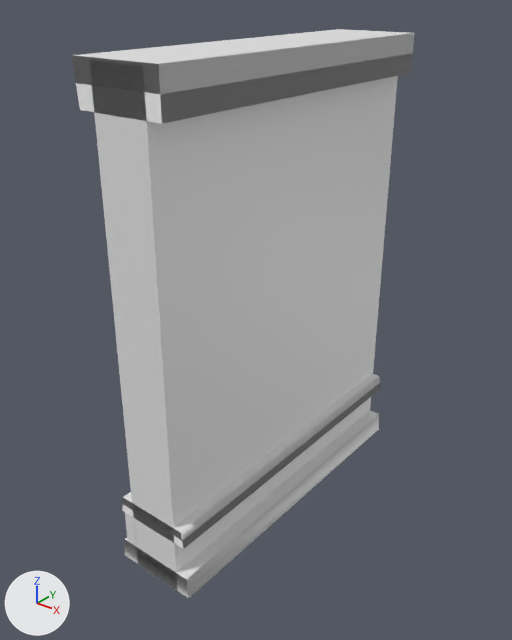
Before and after pictures for a commit that changed the FBX model Assets/Models/Architecture/SM_Church_Wall_Base.fbx.
Camera for both pictures: a camera (50 mm lens) standing at (6.23, -5.77, 8.9) and looking at (-0.5, 2.64, 3.69). The lights are fixed; the arrows at lower left show +X, +Y and +Z. The picture after the commit comes second. Materials are left out; every surface is plain grey.

In view in the first picture: 'SM_Wall_Base'.
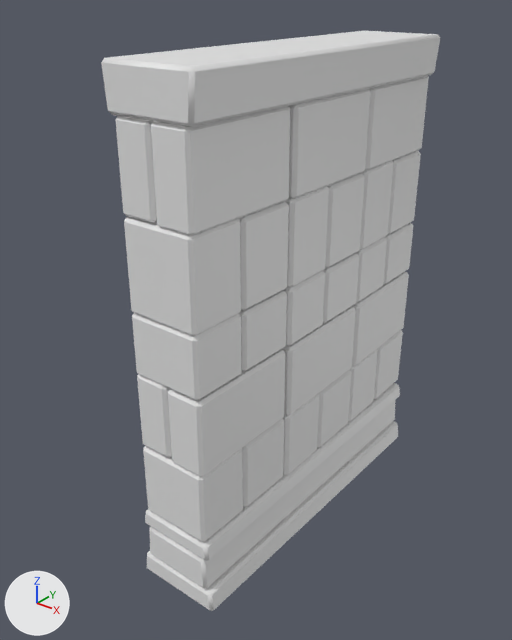
Location of each change, (x1, y1, x2, y2) in pixels of the pictures (512 x 640 px):
'SM_Wall_Base', reshaped
    before: (72, 29, 415, 598)
    after: (101, 31, 440, 611)
part 1 of me_cube_032, rebuilt
    before: (72, 29, 415, 124)
    after: (101, 31, 440, 127)
part 2 of me_cube_032, rebuilt
    before: (125, 411, 379, 598)
    after: (147, 421, 398, 611)
part 3 of me_cube_032, rebuilt
    before: (122, 374, 380, 549)
    after: (145, 383, 400, 561)
part 4 of me_cube_032, built on
    before: (90, 60, 398, 589)
    after: (115, 76, 429, 588)

The change, as a list of edits to the scene's bpy script:
```text
Change me_cube_032:
    used by ob_sm_wall_base; location = (0.0, 0.0, 0.0)
    remove me_cube_032.from_pydata(...)  # 40 vertices, 30 faces; spans x -1.25..0.25, y 0.0..6.0, z 0.0..8.03
    add me_cube_032.from_pydata(...)  # 872 vertices, 922 faces; spans x -0.76..0.75, y 0.0..6.08, z 0.0..8.03
    me_cube_032 part 1: the loose piece of 8 vertices spanning x -1.25..0.25, y 0.0..6.0, z 7.39..8.03 is rebuilt with 32 vertices and now spans x -0.76..0.75, y 0.0..6.0, z 7.39..8.03
    me_cube_032 part 2: the loose piece of 8 vertices spanning x -1.25..0.25, y 0.0..6.0, z 0.0..0.38 is rebuilt with 32 vertices and now spans x -0.76..0.75, y 0.0..6.0, z 0.0..0.38
    me_cube_032 part 3: the loose piece of 8 vertices spanning x -1.19..0.2, y 0.0..6.0, z 1.0..1.3 is rebuilt with 32 vertices and now spans x -0.7..0.69, y 0.0..6.0, z 1.0..1.3
    me_cube_032 part 4: 16 vertices removed from x -1.14..0.0, y 0.0..6.0, z 0.0..8.0; 776 vertices added at x -0.65..0.67, y 0.0..6.08, z 0.39..7.39
```
